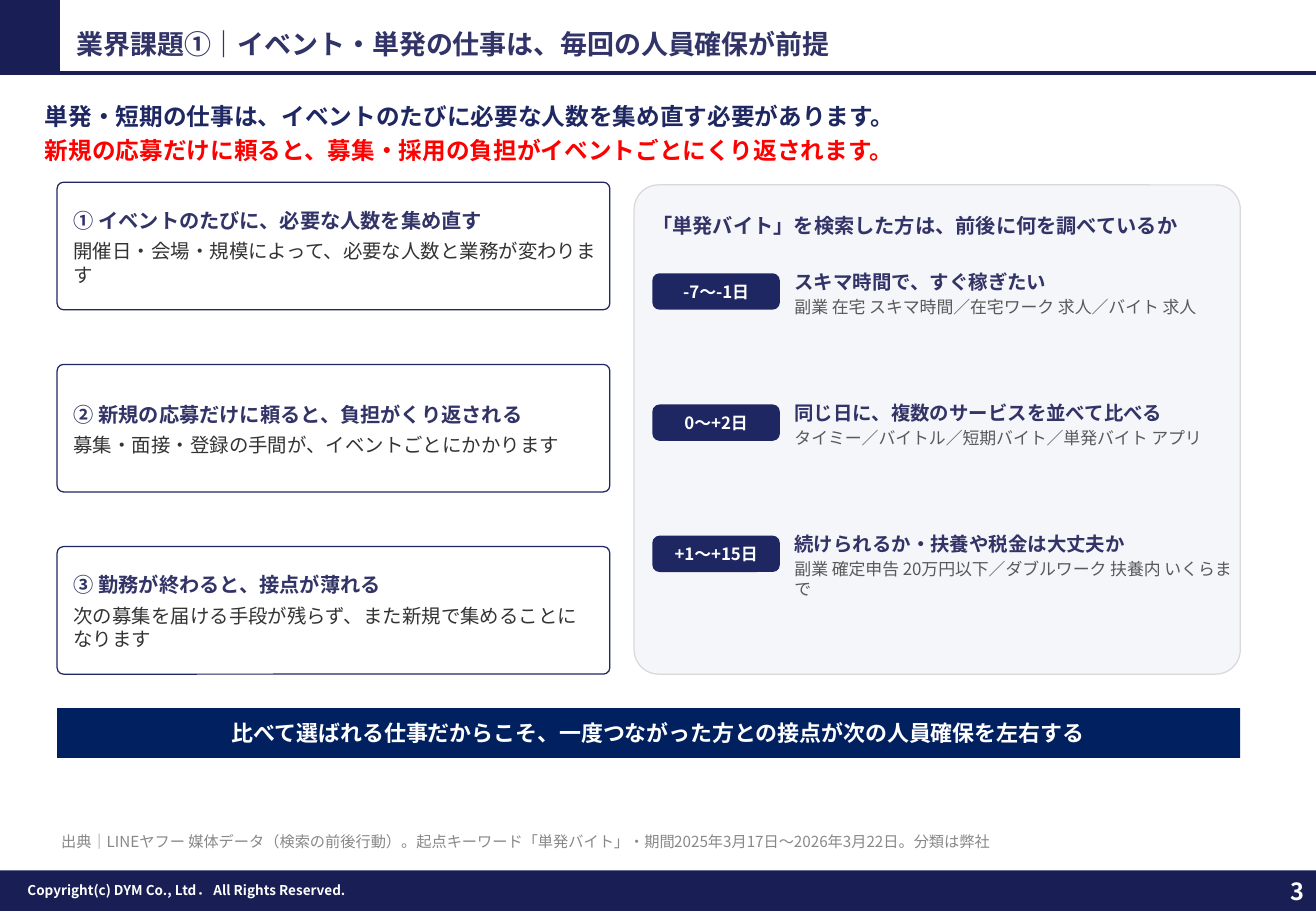
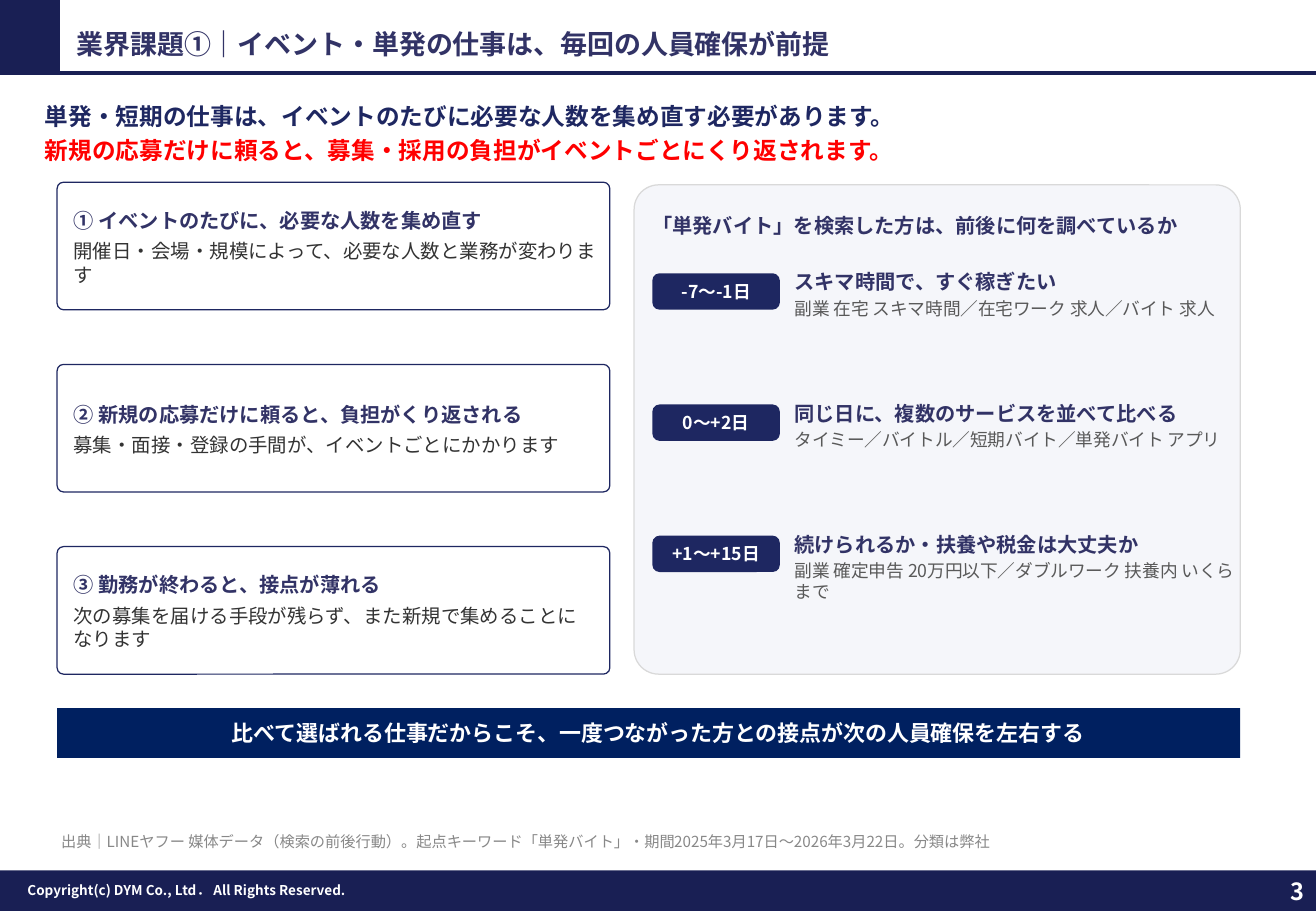
Before and after one commit to tonomura-r-dev/folder, a slide deck: slide 3 of 202610_株式会社横浜シミズ御中_LINE公式アカウント運用のご提案.pptx. Drawn at 1316x911 pixels with LibreOffice and Linux fonts; fonts in the diff are those of the drawing; background and template pictures are left out. Boxes give left, top, right and bottom in pixels: in the first picture for what was removed or moved away, otherwise in the second. Text is boxed around its words. In the diff, an @@ line names an element or a change of style, - is before the commit and + after.

```diff
--- a/202610_株式会社横浜シミズ御中_LINE公式アカウント運用のご提案.pptx
+++ b/202610_株式会社横浜シミズ御中_LINE公式アカウント運用のご提案.pptx
@@ text "スキマ時間で、すぐ稼ぎたい" at <box>794,271,1215,317</box>: size 11.5 to 12 pt in "スキマ時間で、すぐ稼ぎたい"; size 10 to 10.5 pt in "副業 在宅 スキマ時間／在宅ワーク 求人／バイト 求人" @@
@@ text "同じ日に、複数のサービスを並べて比べる" at <box>794,404,1221,448</box>: size 11.5 to 12 pt in "同じ日に、複数のサービスを並べて比べる"; size 10 to 10.5 pt in "タイミー／バイトル／短期バイト／単発バイト アプリ" @@
@@ size 10 to 10.5 pt in 3 elements at <box>653,273,780,310</box>, <box>653,405,780,441</box>, <box>653,536,780,572</box> @@
@@ text "続けられるか・扶養や税金は大丈夫か" at <box>794,534,1235,599</box>: size 11.5 to 12 pt in "続けられるか・扶養や税金は大丈夫か"; size 10 to 10.5 pt in "副業 確定申告 20万円以下／ダブルワーク 扶養内 いくらまで" @@
```
Also in this commit, not shown: 6 other slides changed, 1 slide added, 4 other files.
